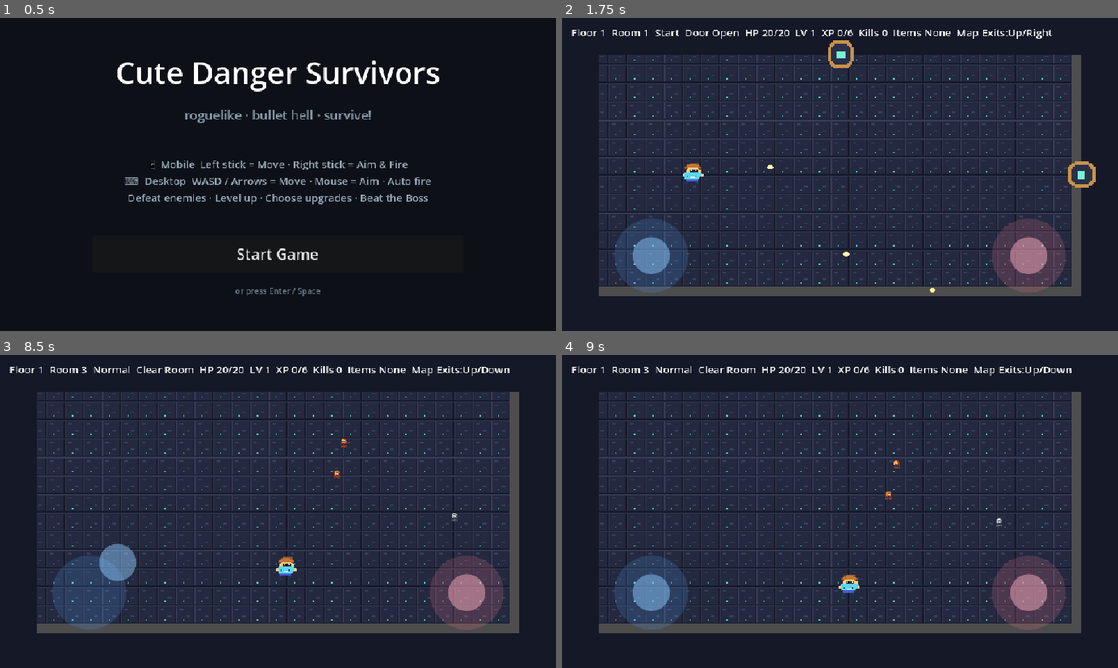
Above: before the commit, frames 1-4 (two rows, left to right).
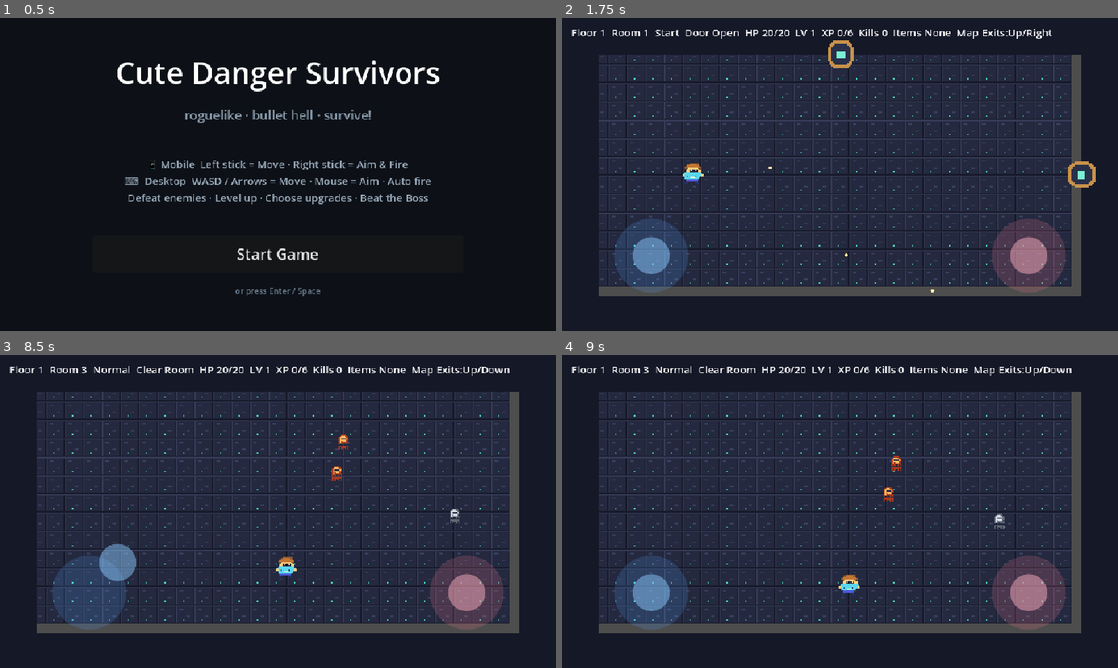
Above: after the commit, the same moments.

Repository: rinn0027-ai/cute-danger-survivors
Game: Godot game, scene res://scenes/StartMenu.tscn
Two runs of this game, one before a commit and one after it. Both use one fixed random seed, a clock stepped at 60 frames per second and the inputs below.
Inputs (mouse positions are in pixels of both pictures, inside the frame that each line leads up to):
- Up to frame 1 (0.5 s): no input
- Up to frame 2 (1.75 s): click "Start Game" at 0.5 s; tap Enter at 1.25 s; move the mouse to (962, 158) at 1.27 s; hold D (move_right) from 1.28 s (still down); tap 1 at 1.35 s; click (962, 158) at 1.42 s; tap Space at 1.52 s
- Up to frame 3 (8.5 s): release D (move_right) at 2 s; drag from (166, 527) to (433, 655) at 2.02 s; move the mouse to (333, 442) at 2.77 s; hold D (move_right) 2.78-3.5 s; tap 3 at 2.85, 5.85 s; drag from (250, 574) to (278, 392) at 3.52 s; move the mouse to (444, 558) at 4.27 s; hold A (move_left) 4.28-5 s; tap 1 at 4.35, 7.35 s; tap Space at 4.52, 7.52 s; drag from (111, 464) to (194, 433) at 5.02 s; move the mouse to (305, 511) at 5.77 s; hold S (move_down) 5.78-6.5 s; click (305, 511) at 5.92 s; drag from (194, 433) to (166, 527) at 6.52 s; move the mouse to (400, 495) at 7.27 s; hold W (move_up) 7.28-8 s; drag from (166, 527) to (278, 392) at 8.02 s
- Up to frame 4 (9 s): move the mouse to (895, 442) at 8.77 s; hold S (move_down) from 8.78 s (still down); tap 3 at 8.85 s

Frame 1 is identical in both runs. In frame 2, less than 0.1% of the frame differs, in the area x 36-68%, y 46-88%; in frame 3, 0.2%; in frame 4, 0.2%, in the area x 57-80%, y 32-56%.

Commit message:
Improve enemy and bullet readability

Diff:
--- a/scripts/bullet.gd
+++ b/scripts/bullet.gd
@@ -22,23 +22,23 @@
 		if damage >= 3:
 			outer_color = Color("#ff5500")   # 深橙红
 			inner_color = Color("#ffcc44")
-			bullet_scale = 2.1
-			hit_radius   = 11.0
+			bullet_scale = 1.25
+			hit_radius   = 6.5
 		elif damage >= 2:
 			outer_color = Color("#ffaa00")   # 橙黄
 			inner_color = Color("#ffee99")
-			bullet_scale = 1.7
-			hit_radius   = 9.0
+			bullet_scale = 1.05
+			hit_radius   = 5.5
 		else:
 			outer_color = Color("#ffd166")   # 默认黄
 			inner_color = Color("#fff7c2")
-			bullet_scale = 1.35
-			hit_radius   = 7.0
+			bullet_scale = 0.85
+			hit_radius   = 4.5
 	else:
 		outer_color = Color("#ff4d6d")
 		inner_color = Color("#ffd1dc")
-		bullet_scale = 1.35
-		hit_radius   = 7.0
+		bullet_scale = 0.9
+		hit_radius   = 5.0
 
 	var sprite := Sprite2D.new()
 	sprite.texture = _make_pixel_texture([
--- a/scripts/main.gd
+++ b/scripts/main.gd
@@ -73,12 +73,12 @@
 ]
 
 var _enemy_families := [
-	{"key": "skeleton", "min_floor": 1, "scale": 1.25, "mode": "auto", "speed": 66.0, "hp": 2},
-	{"key": "imp", "min_floor": 1, "scale": 1.18, "mode": "erratic", "speed": 108.0, "hp": 1},
-	{"key": "cultist", "min_floor": 2, "scale": 1.34, "mode": "retreat", "speed": 58.0, "hp": 3},
-	{"key": "spider", "min_floor": 2, "scale": 1.42, "mode": "orbit", "speed": 86.0, "hp": 2},
-	{"key": "zombie", "min_floor": 3, "scale": 1.45, "mode": "auto", "speed": 50.0, "hp": 5},
-	{"key": "mimic", "min_floor": 4, "scale": 1.55, "mode": "erratic", "speed": 78.0, "hp": 4},
+	{"key": "skeleton", "min_floor": 1, "scale": 2.15, "mode": "auto", "speed": 66.0, "hp": 2},
+	{"key": "imp", "min_floor": 1, "scale": 1.95, "mode": "erratic", "speed": 108.0, "hp": 1},
+	{"key": "cultist", "min_floor": 2, "scale": 2.3, "mode": "retreat", "speed": 58.0, "hp": 3},
+	{"key": "spider", "min_floor": 2, "scale": 2.35, "mode": "orbit", "speed": 86.0, "hp": 2},
+	{"key": "zombie", "min_floor": 3, "scale": 2.55, "mode": "auto", "speed": 50.0, "hp": 5},
+	{"key": "mimic", "min_floor": 4, "scale": 2.75, "mode": "erratic", "speed": 78.0, "hp": 4},
 ]
 
 var _dungeon_aspects := [
@@ -570,7 +570,7 @@
 		var aspect_inner: Color = aspect["inner"]
 		var base_speed := 42.0 + floor_number * 3.0
 		var base_hp    := 12 + floor_number * 8
-		enemy.visual_scale        = 3.25
+		enemy.visual_scale        = 6.0
 		enemy.animal_concept      = concept["key"]
 		enemy.archetype_color     = concept_outer.lerp(aspect_outer, 0.45)
 		enemy.concept_inner_color = concept_inner.lerp(aspect_inner, 0.55)
Not shown, changed: docs/index.html
Not shown, changed: docs/index.pck
Not shown, changed: docs/index.service.worker.js
